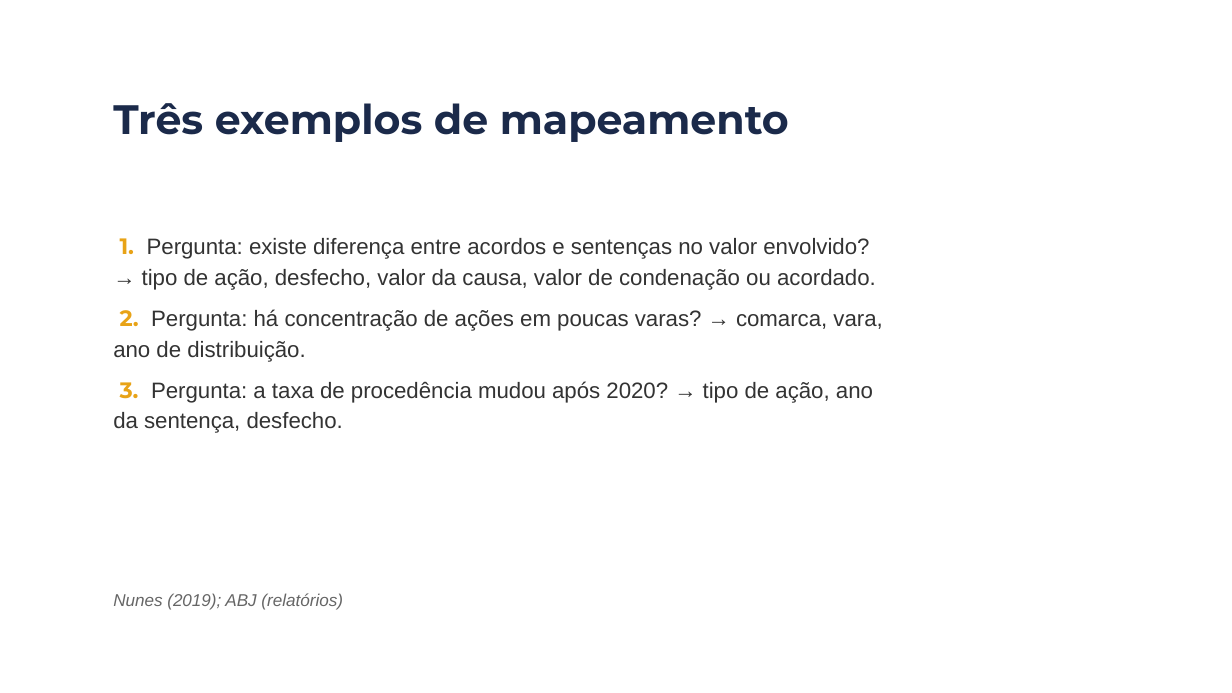
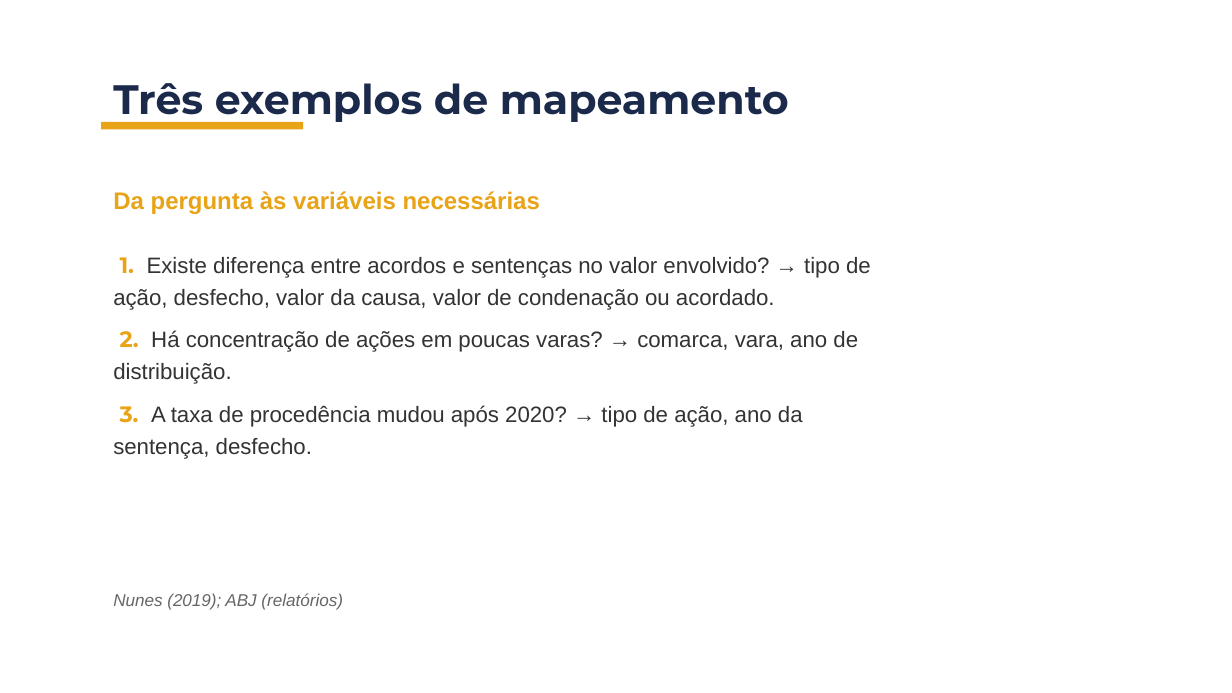
Before and after one commit to BrunoDaleffi/ibmec, a slide deck: slide 32 of aulas/aula_02/slides/aula2_bloco1_jurimetria.pptx. Drawn at 1232x693 pixels with LibreOffice and Linux fonts; fonts in the diff are those of the drawing; background and template pictures are left out. Boxes give left, top, right and bottom in pixels: in the first picture for what was removed or moved away, otherwise in the second. Text is boxed around its words. In the diff, an @@ line names an element or a change of style, - is before the commit and + after.

Commit message:
fix: correct layout and content in Aula 2 materials
Updated README.md to remove outdated warning about slide backgrounds and clarified the structure of the course content. Enhanced the build_aula2_bloco1.py script to ensure proper mapping of slide backgrounds according to the canonical layout established in Aula 1. Adjusted the build_capa function for improved header formatting. Updated the aula2_bloco1_jurimetria.pptx file to reflect these changes.

```diff
--- a/aulas/aula_02/slides/aula2_bloco1_jurimetria.pptx
+++ b/aulas/aula_02/slides/aula2_bloco1_jurimetria.pptx
@@ text "Três exemplos de mapeamento": place and size @@
-text "Três exemplos de mapeamento" at <box>113,103,789,142</box>
+text "Três exemplos de mapeamento" at <box>113,83,789,125</box>
@@ rectangle added at <box>101,122,303,129</box>, fill #E8A317 @@
@@ text added at <box>113,191,540,214</box>, 14 pt, text #E8A317, bold @@
+Da pergunta às variáveis necessárias
@@ text at <box>113,257,871,459</box>: text changed @@
-1. Pergunta: existe diferença entre acordos e sentenças no valor envolvido? → tipo de ação, desfecho, valor da causa, valor de condenação ou acordado.
-2. Pergunta: há concentração de ações em poucas varas? → comarca, vara, ano de distribuição.
-3. Pergunta: a taxa de procedência mudou após 2020? → tipo de ação, ano da sentença, desfecho.
+1. Existe diferença entre acordos e sentenças no valor envolvido? → tipo de ação, desfecho, valor da causa, valor de condenação ou acordado.
+2. Há concentração de ações em poucas varas? → comarca, vara, ano de distribuição.
+3. A taxa de procedência mudou após 2020? → tipo de ação, ano da sentença, desfecho.
```
Also in this commit, not shown: 37 other slides changed, 1 slide added, 1 slide removed, 2 other files.
